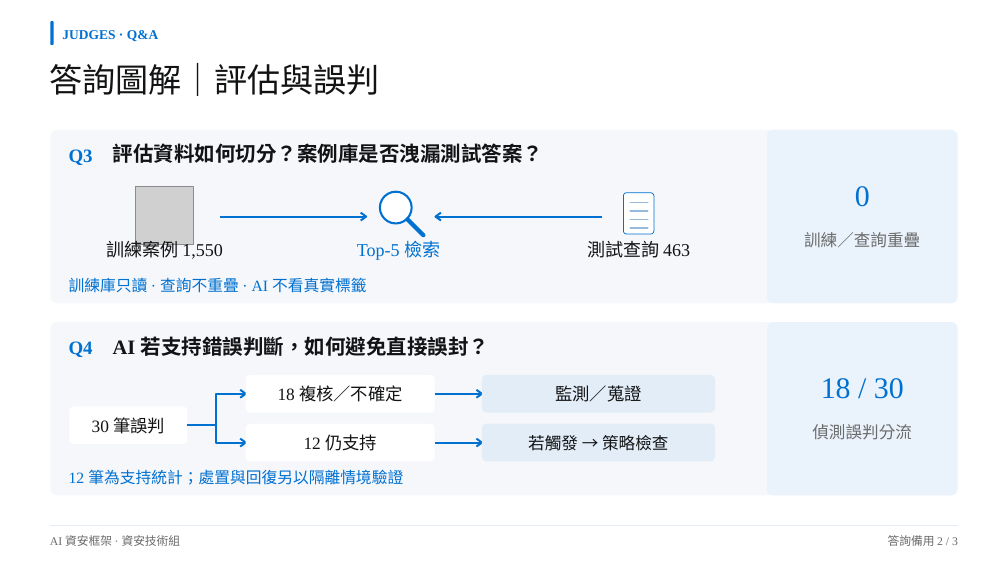
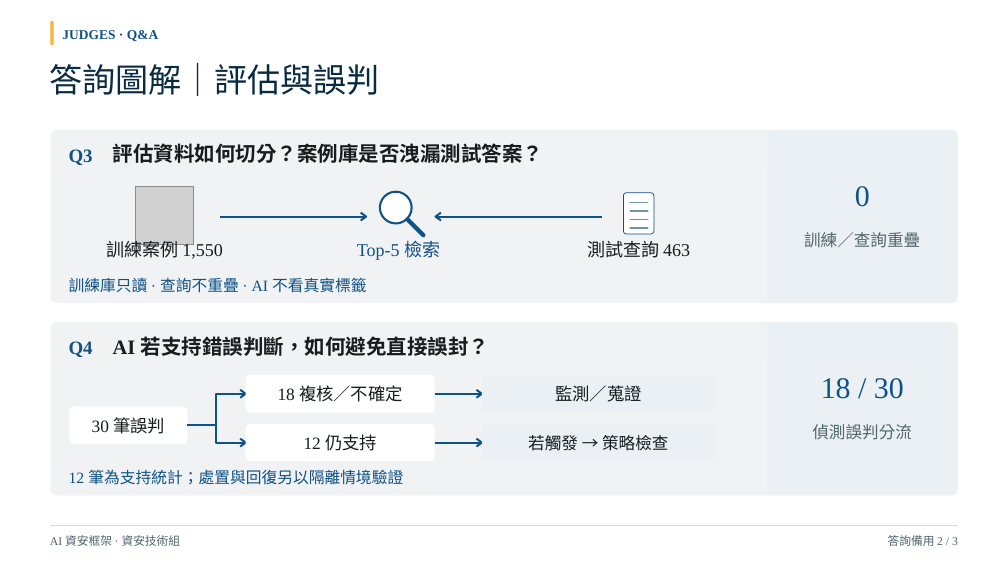
Before and after one commit to Lily09-project/innoserve-competition, a slide deck: slide 11 of deliverables/決賽簡報_AI資安框架.pptx. Drawn at 1008x567 pixels with LibreOffice and Linux fonts; fonts in the diff are those of the drawing; grey boxes stand for pictures. Boxes give left, top, right and bottom in pixels: in the first picture for what was removed or moved away, otherwise in the second. Text is boxed around its words. In the diff, an @@ line names an element or a change of style, - is before the commit and + after.

```diff
--- a/deliverables/決賽簡報_AI資安框架.pptx
+++ b/deliverables/決賽簡報_AI資安框架.pptx
@@ rounded rectangle at [51, 21, 54, 45]: fill #0070D1 to #FDB338 @@
@@ text "答詢圖解｜評估與誤判" at [49, 63, 379, 96]: text colour #121314 to #092B42 @@
@@ rounded rectangle at [51, 130, 958, 303]: fill #F5F7FA to #F0F2F3 @@
@@ rounded rectangle at [768, 130, 958, 303]: fill #EAF3FC to #EAF0F4 @@
@@ ellipse at [380, 192, 412, 224]: outline #0070D1 1.99 pt to #105186 1.99 pt @@
@@ rounded rectangle at [624, 193, 654, 234]: outline #0070D1 0.73 pt to #105186 0.73 pt @@
@@ freeform shape at [408, 219, 423, 235]: outline #0070D1 3.98 pt to #105186 3.98 pt @@
@@ outline #95BADC 1.45 pt to #7294A9 1.45 pt in 4 elements at [631, 203, 648, 203], [631, 211, 648, 212], [631, 219, 648, 220], [631, 228, 648, 228] @@
@@ rounded rectangle at [51, 322, 958, 495]: fill #F5F7FA to #F0F2F3 @@
@@ rounded rectangle at [768, 322, 958, 495]: fill #EAF3FC to #EAF0F4 @@
@@ rounded rectangle at [482, 375, 715, 413]: fill #E2EDF8 to #EAF0F4 @@
@@ text colour #0070D1 to #105186 in 8 elements at [62, 30, 158, 41], [69, 149, 93, 165], [357, 241, 440, 260], [69, 277, 366, 293], [855, 186, 870, 207], [69, 341, 93, 357], [69, 469, 403, 485], [821, 378, 904, 399] @@
@@ outline #0070D1 1.87 pt to #105186 1.87 pt in 12 elements at [221, 216, 367, 217], [361, 212, 366, 220], [436, 216, 602, 217], [436, 212, 441, 220], [188, 394, 246, 426], [240, 390, 246, 398], [216, 425, 246, 442], [240, 439, 246, 446], [435, 394, 482, 395], [476, 390, 482, 398], [435, 442, 482, 443], [476, 439, 482, 446] @@
@@ rounded rectangle at [482, 423, 715, 461]: fill #E2EDF8 to #EAF0F4 @@
@@ freeform shape at [51, 526, 958, 526]: outline #E3EAF2 0.75 pt to #D6DDE0 0.75 pt @@
@@ text colour #6B6B6B to #53666E in 4 elements at [804, 232, 920, 248], [812, 424, 912, 440], [50, 535, 181, 546], [888, 535, 958, 546] @@
```
Also in this commit, not shown: 10 other slides changed, 40 other files.
